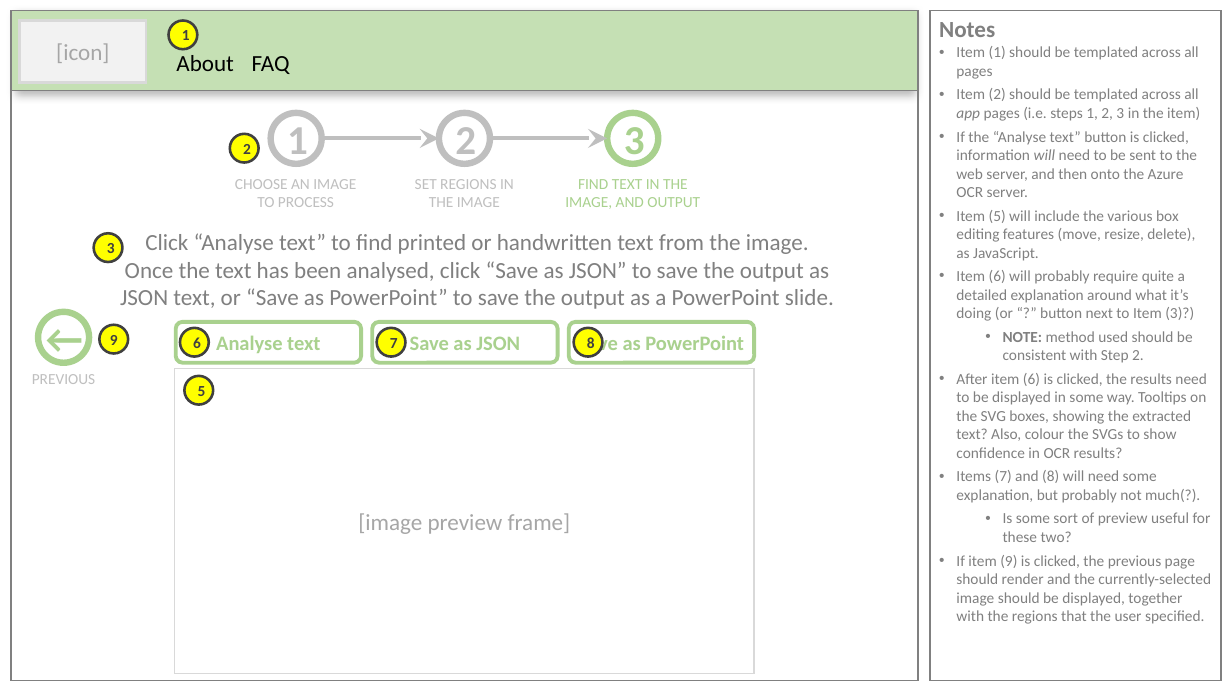
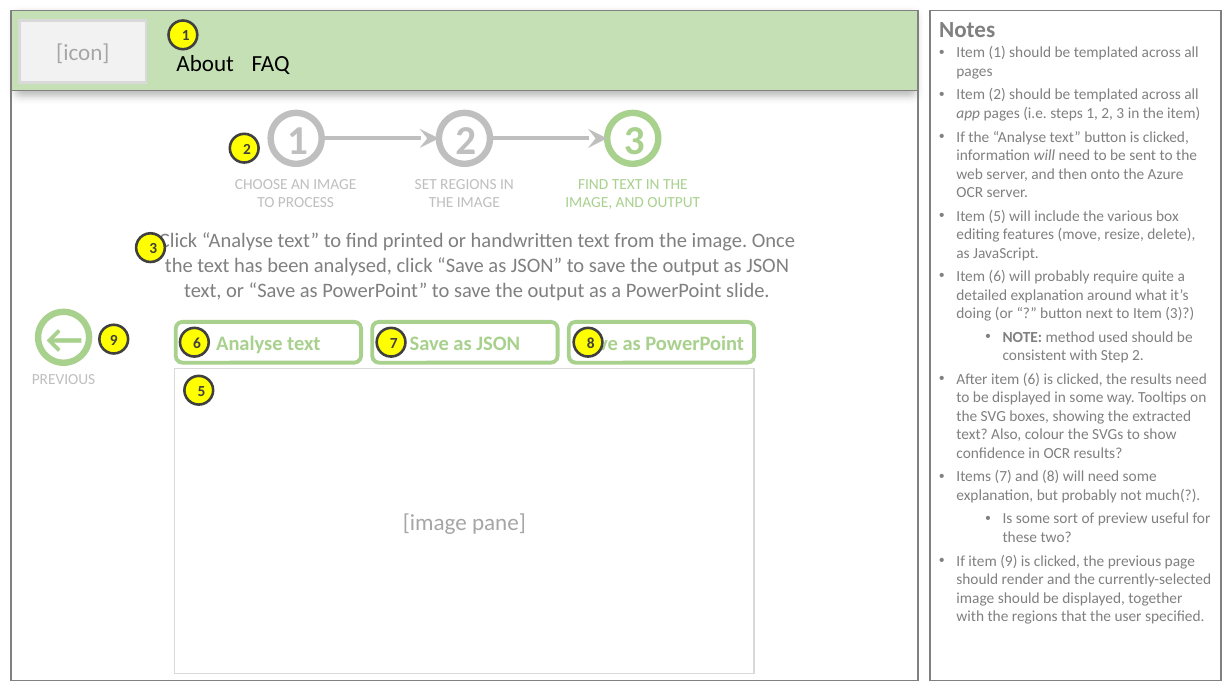
Before and after one commit to al-vincent/DesignThinkingToolset, a slide deck: slide 18 of documents/Design.pptx (slide 15 before the commit). Drawn at 1232x693 pixels with LibreOffice and Linux fonts; fonts in the diff are those of the drawing. Boxes give left, top, right and bottom in pixels: in the first picture for what was removed or moved away, otherwise in the second. Text is boxed around its words. In the diff, an @@ line names an element or a change of style, - is before the commit and + after.

```diff
--- a/documents/Design.pptx
+++ b/documents/Design.pptx
@@ ellipse "3": place and size @@
-ellipse "3" at bbox=[93, 233, 122, 262]
+ellipse "3" at bbox=[136, 233, 165, 262]
@@ text "Click “Analyse text” to find ...": place and size @@
-text "Click “Analyse text” to find ..." at bbox=[120, 233, 834, 309]
+text "Click “Analyse text” to find ..." at bbox=[159, 232, 795, 300]
@@ text "Click “Analyse text” to find ..." at bbox=[159, 232, 795, 300]: size 18 to 16 pt @@
@@ text in rectangle at bbox=[403, 513, 526, 534]: text changed @@
-[image preview frame]
+[image pane]
```
Also in this commit, not shown: 4 other slides changed, 5 slides added, 5 other files.
